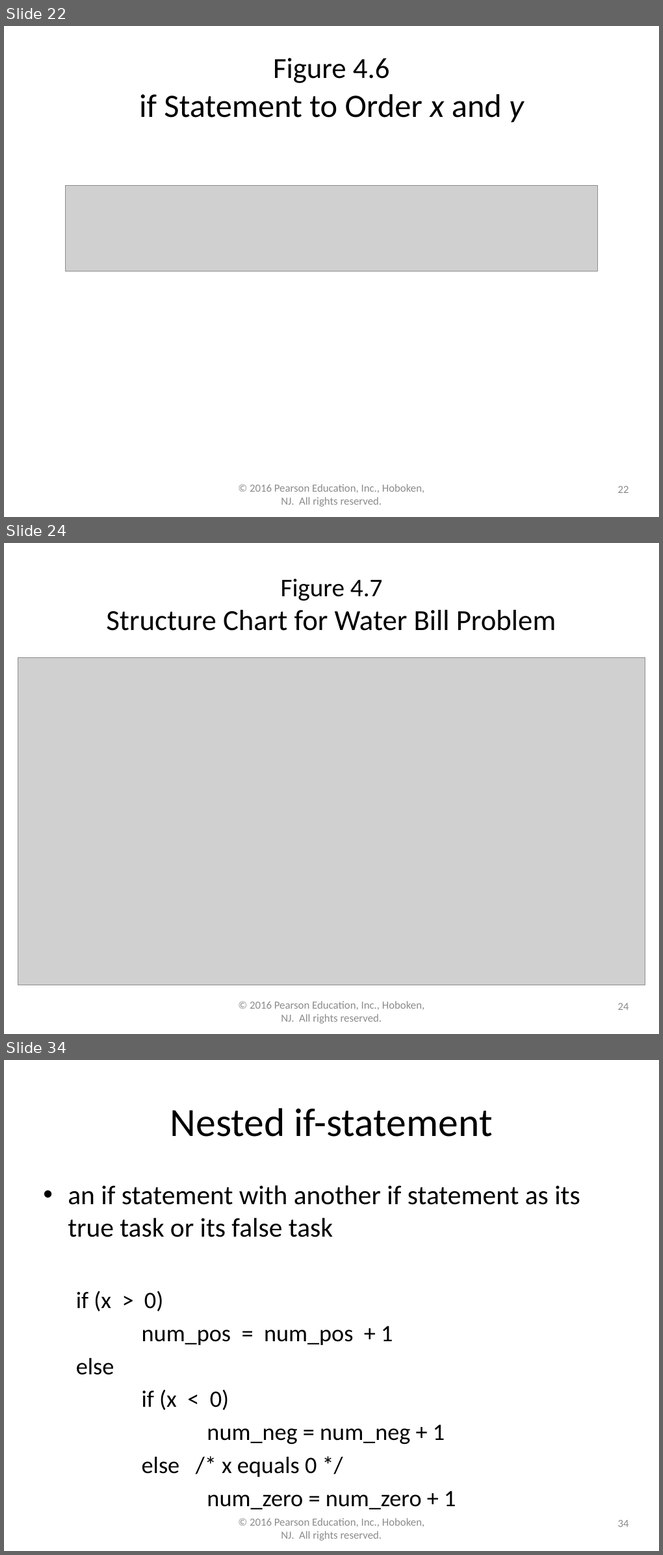
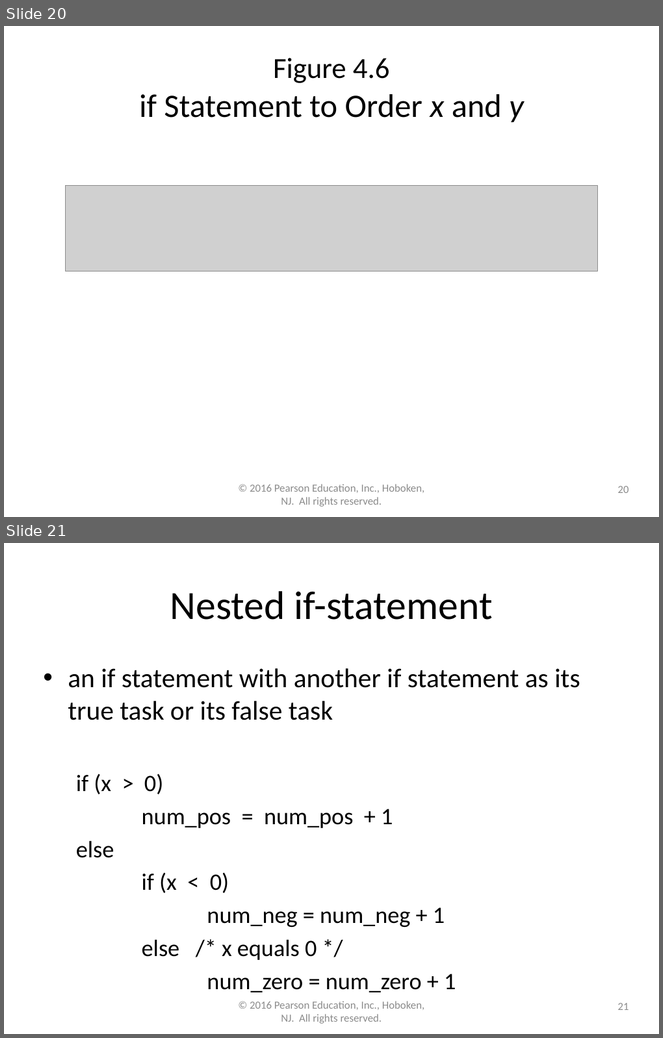
Before and after one commit to lgw2/lgw2.github.io, a slide deck: _teaching/csci112-fall-2023/lectures/ppts/Chapter4.pptx. Shown one above the other, each under a label of ours: slides 22, 24 and 34 before the commit, slides 20 and 21 after it; the slides between them are not shown. The pictures are 663x1555 and 663x1038 pixels, drawn with LibreOffice and Linux fonts; fonts in the diff are those of the drawing; grey boxes stand for pictures. Boxes give left, top, right and bottom in pixels: in the first picture for what was removed or moved away, otherwise in the second. Text is boxed around its words. In the diff, an @@ line names an element or a change of style, - is before the commit and + after.

```diff
--- a/_teaching/csci112-fall-2023/lectures/ppts/Chapter4.pptx
+++ b/_teaching/csci112-fall-2023/lectures/ppts/Chapter4.pptx
@@ slide 24 removed at (4, 543, 659, 1034), background #FFFFFF @@
@@ title removed at (106, 579, 556, 631) @@
-Figure 4.7
-Structure Chart for Water Bill Problem
@@ picture removed at (18, 657, 645, 985) @@
@@ text removed at (250, 1001, 425, 1024) @@
-© 2016 Pearson Education, Inc., Hoboken, NJ. All rights reserved.
@@ page number removed at (618, 1003, 629, 1010) @@
-24
@@ what was slide 22 is now slide 20 @@
@@ page number at (618, 486, 629, 493): text changed @@
-22
+20
@@ what was slide 34 is now slide 21 @@
@@ page number at (618, 1003, 629, 1010): text changed @@
-34
+21
```
Also in this commit, not shown: 12 other slides removed, 5 other files.
